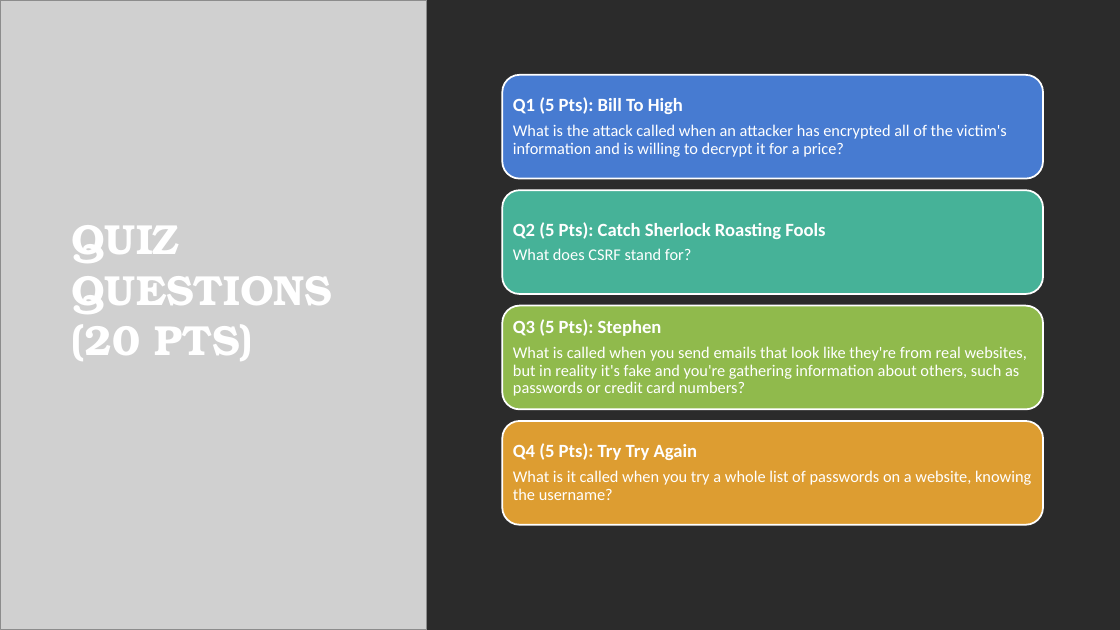
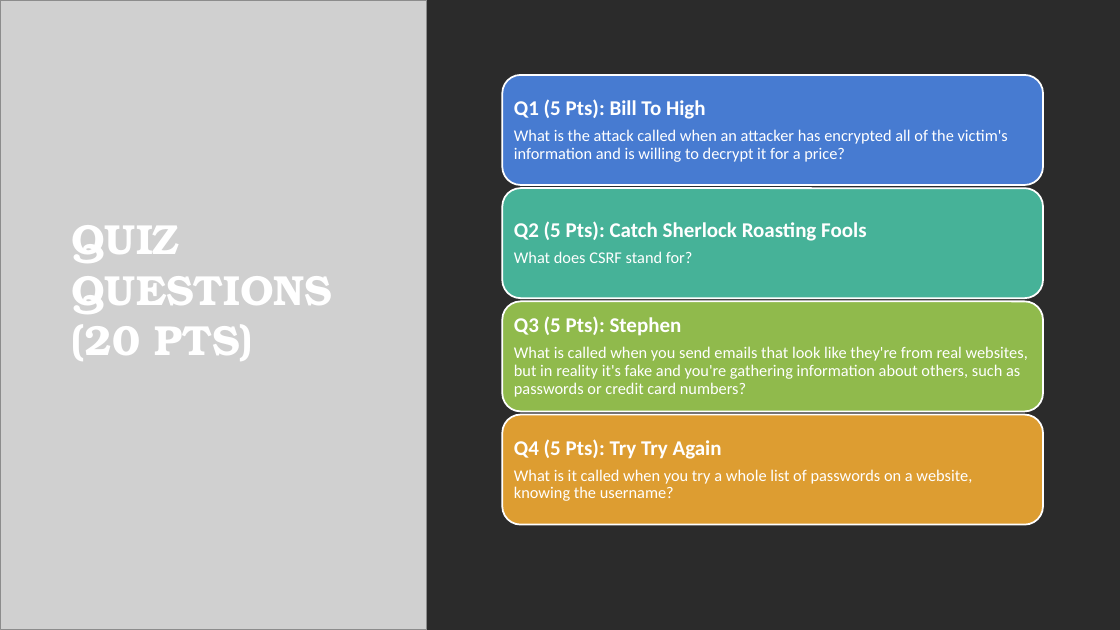
Before and after one commit to swarajd/fbctfchallenges, a slide deck: slide 8 of scooby_ctf.pptx. Drawn at 1120x630 pixels with LibreOffice and Linux fonts; fonts in the diff are those of the drawing; grey boxes stand for pictures; background and template pictures are left out; a plain dark background stands for a picture behind light text. Boxes give left, top, right and bottom in pixels: in the first picture for what was removed or moved away, otherwise in the second. Text is boxed around its words. In the diff, an @@ line names an element or a change of style, - is before the commit and + after.

Commit message:
Powerpoints official
Both scooby and sherlock complete and ready for review

```diff
--- a/scooby_ctf.pptx
+++ b/scooby_ctf.pptx
@@ rounded rectangle resized from (x1=502, y1=75, x2=1044, y2=179) to (x1=502, y1=75, x2=1044, y2=185) @@
@@ text at (x1=514, y1=99, x2=706, y2=119): size 16 to 18 pt in "Q1 (5 Pts): Bill To High" @@
@@ rounded rectangle resized from (x1=502, y1=190, x2=1044, y2=294) to (x1=502, y1=188, x2=1044, y2=298) @@
@@ text at (x1=514, y1=221, x2=866, y2=241): size 16 to 18 pt in "Q2 (5 Pts): Catch Sherlock Roasting Fools" @@
@@ rounded rectangle resized from (x1=502, y1=306, x2=1044, y2=410) to (x1=502, y1=302, x2=1044, y2=412) @@
@@ text at (x1=514, y1=316, x2=682, y2=336): size 16 to 18 pt in "Q3 (5 Pts): Stephen" @@
@@ rounded rectangle resized from (x1=502, y1=421, x2=1044, y2=525) to (x1=502, y1=415, x2=1044, y2=525) @@
@@ text at (x1=514, y1=439, x2=722, y2=459): size 16 to 18 pt in "Q4 (5 Pts): Try Try Again" @@
```
Also in this commit, not shown: 1 other slide changed, 1 other file.
